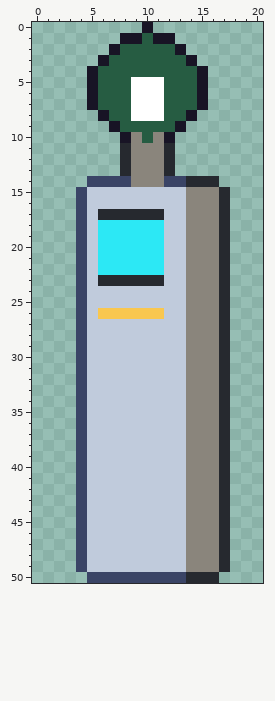
Pixel-art file, stored at art/roadside/curb-pay-station.aseprite. This is how it looked before the edit.
21x51 pixels, 1 frame.
Once edited:
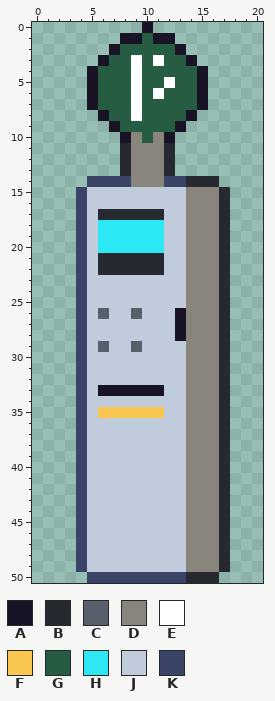
Palette (. is transparent): A #181425  B #26292f  C #57606a  D #8a857c  E #ffffff  F #f9c74f  G #265c42  H #2ce8f5  J #c0cbdc  K #3a4466
The exact change:
y 3: x 9 G -> E; x 11 G -> E
y 4: x 9 G -> E
y 5: x 10..12 EEG -> GGE
y 6: x 10 E -> G
y 7..8: x 10..11 EE -> GG
y 21..22: x 6..11 HHHHHH -> BBBBBB
y 23: x 6..11 BBBBBB -> JJJJJJ
y 26: x 6..11 FFFFFF -> CJJCJJ; x 13 J -> A
y 27..28: x 13 J -> A
y 29: x 6 J -> C; x 9 J -> C
y 33: x 6..11 JJJJJJ -> AAAAAA
y 35: x 6..11 JJJJJJ -> FFFFFF
Pixel boxes of the changes (left, top, right, bottom) in both pictures:
changed: (131, 55, 175, 121)
changed: (98, 253, 186, 352)
changed: (98, 385, 164, 418)
